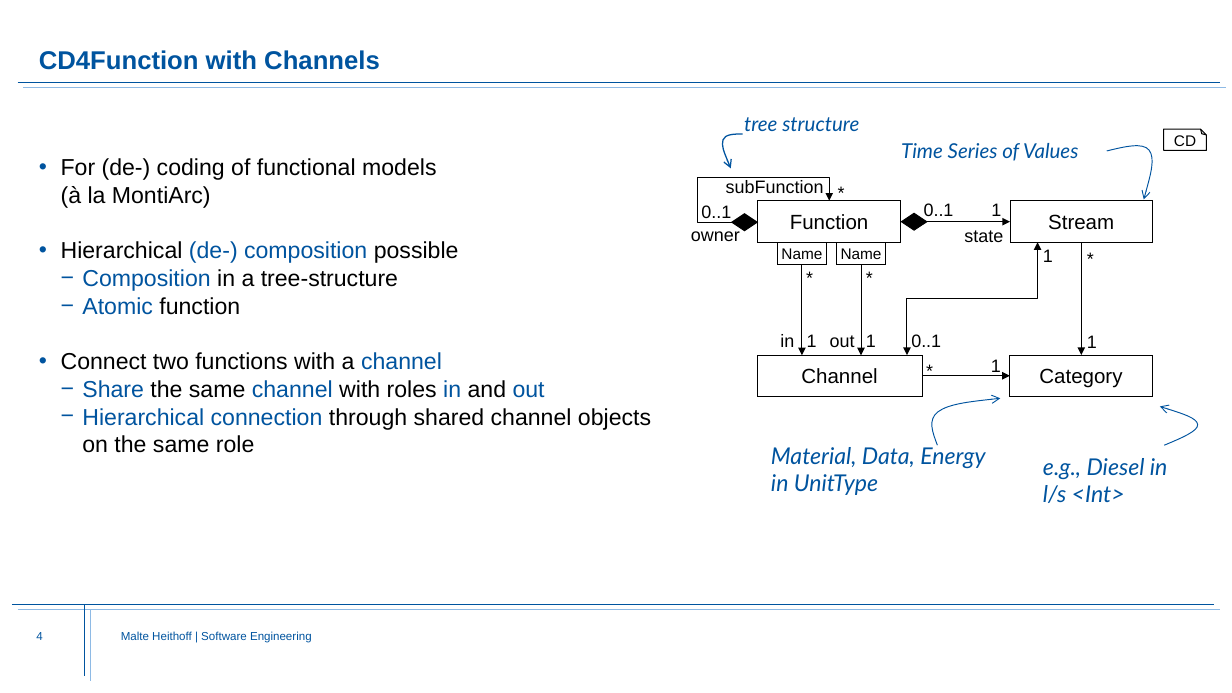
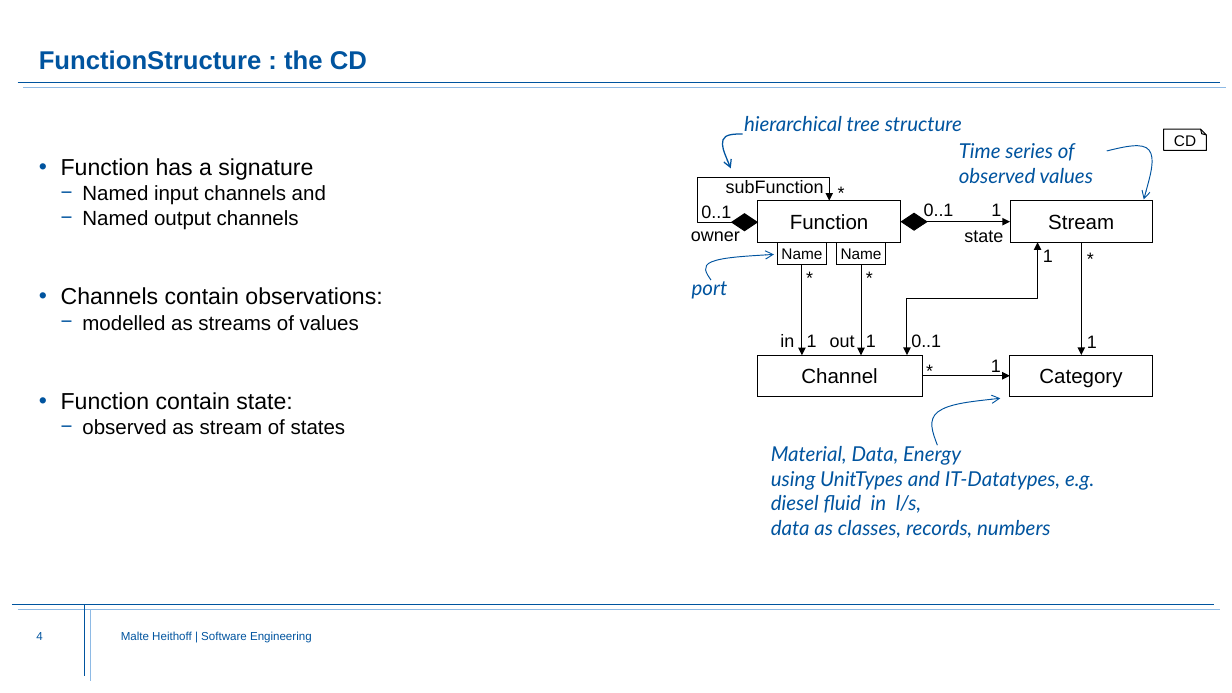
Before and after one commit to Fishi2402/montigem, a slide deck: slide 4 of products/syse_functions/doc/FunctionStructure.Explanation.pptx. Drawn at 1232x693 pixels with LibreOffice and Linux fonts; fonts in the diff are those of the drawing; background and template pictures are left out. Boxes give left, top, right and bottom in pixels: in the first picture for what was removed or moved away, otherwise in the second. Text is boxed around its words. In the diff, an @@ line names an element or a change of style, - is before the commit and + after.

```diff
--- a/products/syse_functions/doc/FunctionStructure.Explanation.pptx
+++ b/products/syse_functions/doc/FunctionStructure.Explanation.pptx
@@ title at [39, 50, 367, 70]: text changed @@
-CD4Function with Channels
+FunctionStructure : the CD
@@ text at [744, 116, 962, 131]: text changed @@
-tree structure
+hierarchical tree structure
@@ text at [959, 143, 1093, 183]: text changed @@
-Time Series of Values
+Time series of
+observed values
@@ text at [61, 158, 382, 435]: text changed; size 18 to 16 pt @@
-• For (de-) coding of functional models
-  (à la MontiArc)
-• Hierarchical (de-) composition possible
-  − Composition in a tree-structure
-  − Atomic function
-• Connect two functions with a channel
-  − Share the same channel with roles in and out
-  − Hierarchical connection through shared channel objects on the same role
+• Function has a signature
+  − Named input channels and
+  − Named output channels
+• Channels contain observations:
+  − modelled as streams of values
+• Function contain state:
+  − observed as stream of states
@@ freeform shape added at [706, 254, 775, 280], outline #00549F 0.75 pt @@
@@ text added at [692, 278, 728, 299], 16 pt, text #00549F, italic @@
+port
@@ freeform shape removed at [1160, 407, 1198, 445] @@
@@ text removed at [771, 443, 985, 495] @@
-Material, Data, Energy
-in UnitType
@@ text added at [771, 443, 1094, 538], 16 pt, text #00549F, italic @@
+Material, Data, Energy
+using UnitTypes and IT-Datatypes, e.g.
+diesel fluid in l/s,
+data as classes, records, numbers
@@ text removed at [1043, 458, 1168, 503] @@
-e.g., Diesel in l/s <Int>
```
Also in this commit, not shown: 9 other slides changed, 4 slides added, 1 slide removed.
